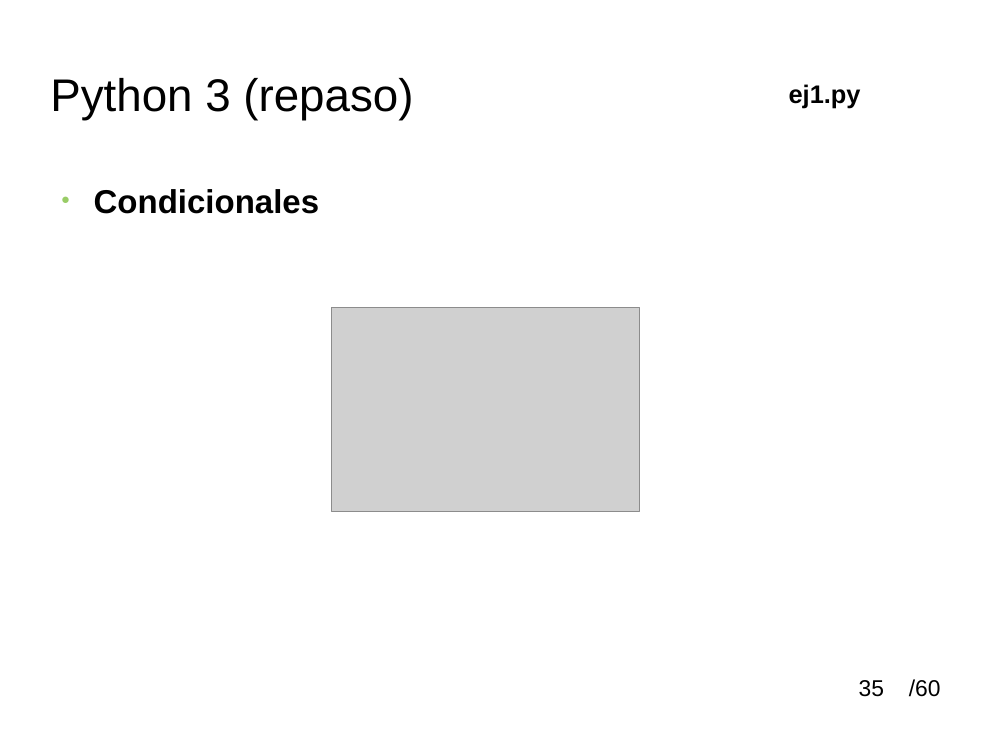
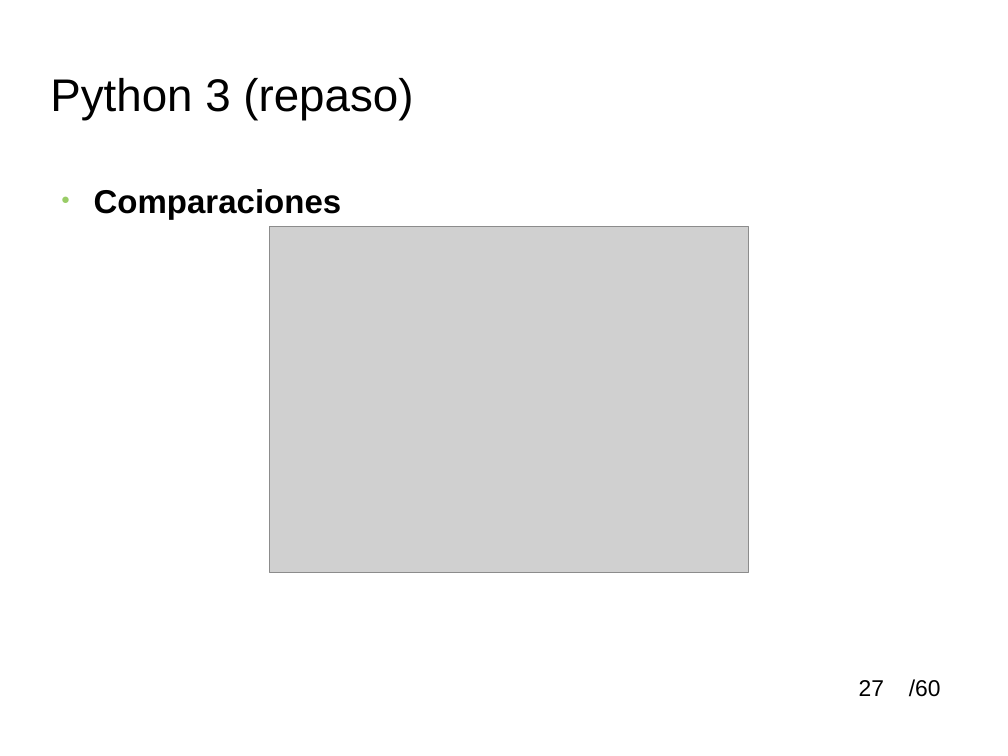
Before and after one commit to soa32123/cursoBasicoPythonSOM, a slide deck: slide 27 of material/python_tutoria_1smr.odp (slide 35 before the commit). Drawn at 1008x756 pixels with LibreOffice and Linux fonts; fonts in the diff are those of the drawing; grey boxes stand for pictures; background and template pictures are left out. Boxes give left, top, right and bottom in pixels: in the first picture for what was removed or moved away, otherwise in the second. Text is boxed around its words. In the diff, an @@ line names an element or a change of style, - is before the commit and + after.

```diff
--- a/material/python_tutoria_1smr.odp
+++ b/material/python_tutoria_1smr.odp
@@ text removed at (789,84,861,108) @@
-ej1.py
@@ text at (94,189,342,219): text changed @@
-● Condicionales
+● Comparaciones
@@ picture: place and size @@
-picture at (331,307,639,511)
+picture at (270,227,748,573)
@@ page number at (859,680,884,696): text changed @@
-35
+27
```
Also in this commit, not shown: 24 other slides changed, 4 other files.
